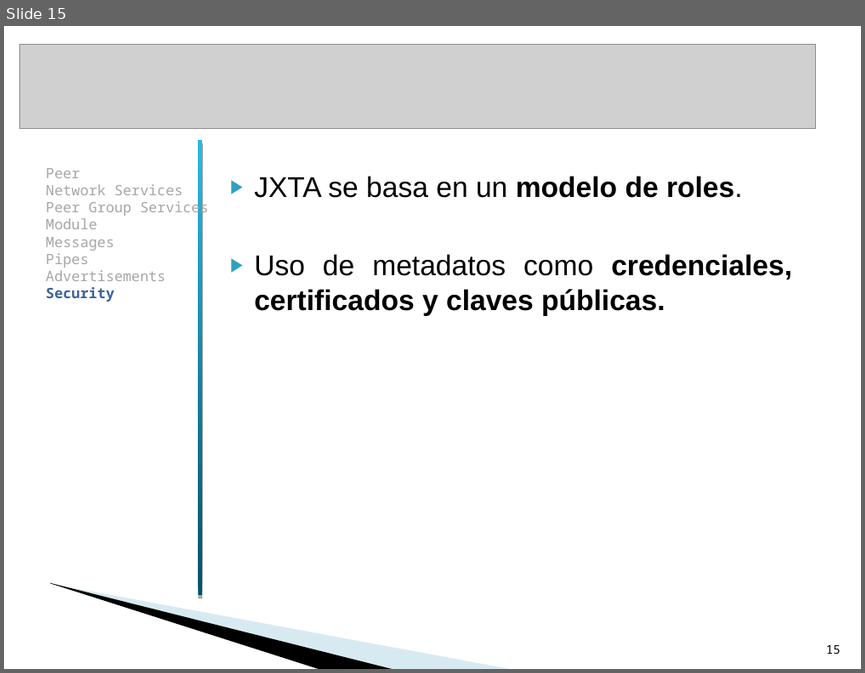
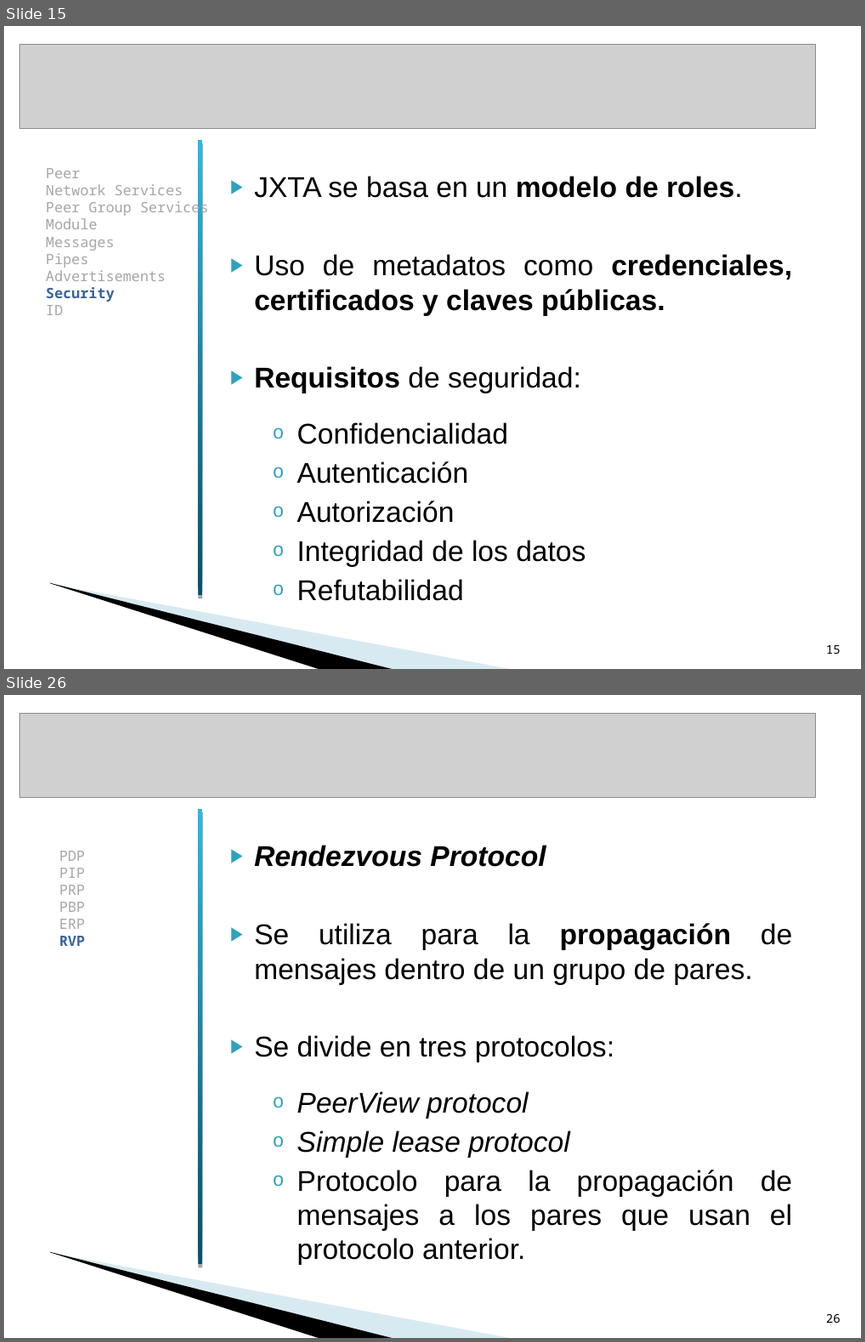
Before and after one commit to txedo/isi-practicas-5, a slide deck: sistemas-colaboracion/p2p-jxta/presentacion/PresentaciónColaboracion.ppt. Shown one above the other, each under a label of ours: slide 15 before the commit, slides 15 and 26 after it; the slides between them are not shown. The pictures are 865x673 and 865x1342 pixels, drawn with LibreOffice and Linux fonts; fonts in the diff are those of the drawing; grey boxes stand for pictures; background and template pictures are left out. Boxes give left, top, right and bottom in pixels: in the first picture for what was removed or moved away, otherwise in the second. Text is boxed around its words. In the diff, an @@ line names an element or a change of style, - is before the commit and + after.

```diff
--- a/sistemas-colaboracion/p2p-jxta/presentacion/PresentaciónColaboracion.ppt
+++ b/sistemas-colaboracion/p2p-jxta/presentacion/PresentaciónColaboracion.ppt
@@ slide 26 added at <box>4,695,861,1338</box>, background #FFFFFF; not listed: 2 template elements that a slide beside it also shows @@
@@ picture added at <box>19,713,816,797</box> @@
@@ rectangle added at <box>199,809,203,1264</box>, fill gradient #005269 to #2ABAE3 @@
@@ text added at <box>254,845,792,1265</box>, 24 pt, text #000000 @@
+▶ Rendezvous Protocol
+▶ Se utiliza para la propagación de mensajes dentro de un grupo de pares.
+▶ Se divide en tres protocolos:
+  o PeerView protocol
+  o Simple lease protocol
+  o Protocolo para la propagación de mensajes a los pares que usan el protocolo anterior.
@@ text added at <box>59,851,85,946</box>, 12 pt, text #A6A6A6 @@
+PDP
+PIP
+PRP
+PBP
+ERP
+RVP
@@ page number added at <box>826,1314,840,1322</box>, 10 pt, text #000000 @@
+26
@@ slide 15 changed as well @@
@@ text at <box>46,305,63,315</box>: paragraph added @@
+ID
@@ text at <box>254,366,585,601</box>: paragraphs added @@
+▶ Requisitos de seguridad:
+  o Confidencialidad
+  o Autenticación
+  o Autorización
+  o Integridad de los datos
+  o Refutabilidad
```
Also in this commit, not shown: 10 other slides changed, 14 other slides added.
